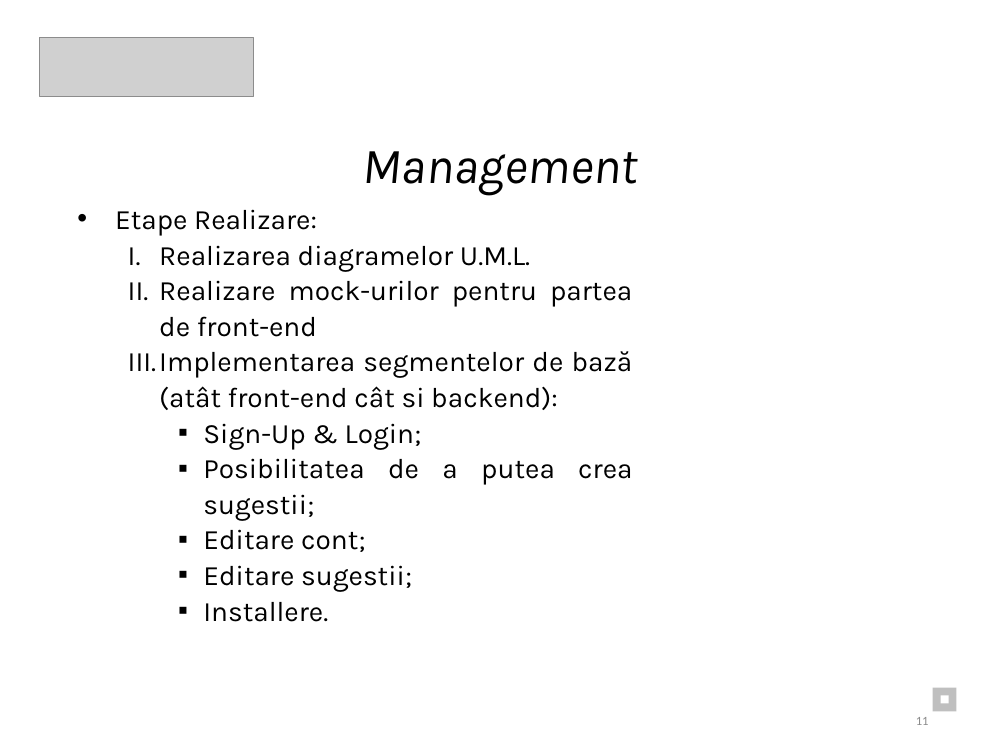
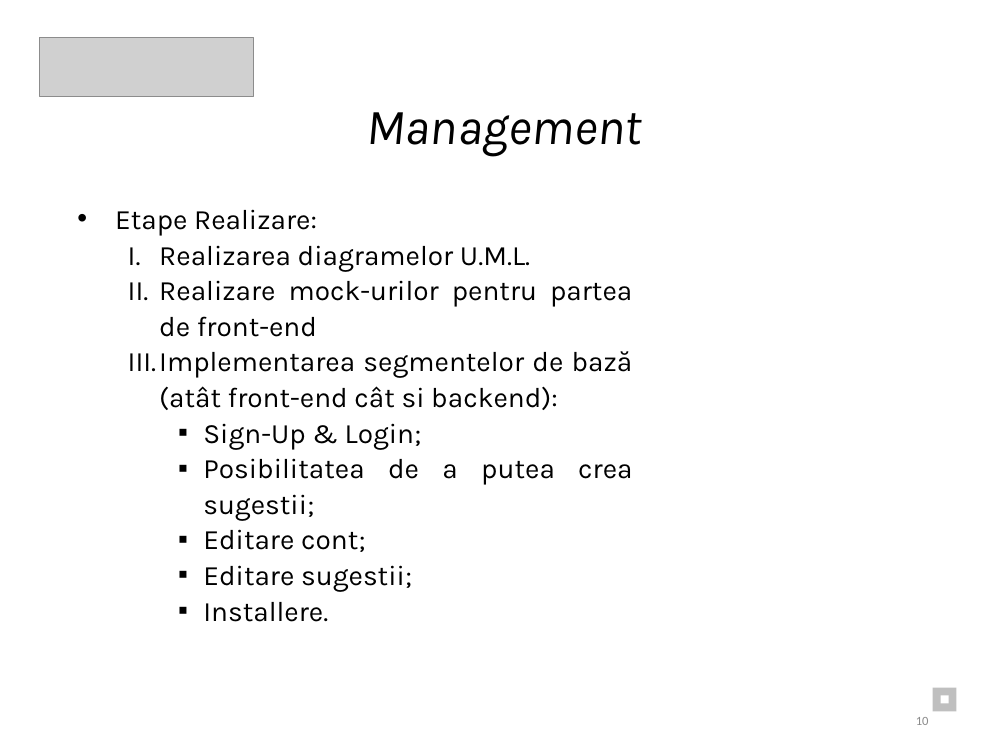
Before and after one commit to Eduard2609/TeaPython_ISW, a slide deck: slide 10 of Documentatie/Documentație_ PPT.pptx (slide 11 before the commit). Drawn at 1008x756 pixels with LibreOffice and Linux fonts; fonts in the diff are those of the drawing; grey boxes stand for pictures. Boxes give left, top, right and bottom in pixels: in the first picture for what was removed or moved away, otherwise in the second. Text is boxed around its words. In the diff, an @@ line names an element or a change of style, - is before the commit and + after.

```diff
--- a/Documentatie/Documentație_ PPT.pptx
+++ b/Documentatie/Documentație_ PPT.pptx
@@ text "Management": place and size @@
-text "Management" at box(362, 151, 638, 196)
+text "Management" at box(366, 112, 642, 156)
@@ page number at box(916, 717, 929, 725): text changed @@
-11
+10
```
Also in this commit, not shown: 12 other slides changed, 1 slide removed, 1 other file.
